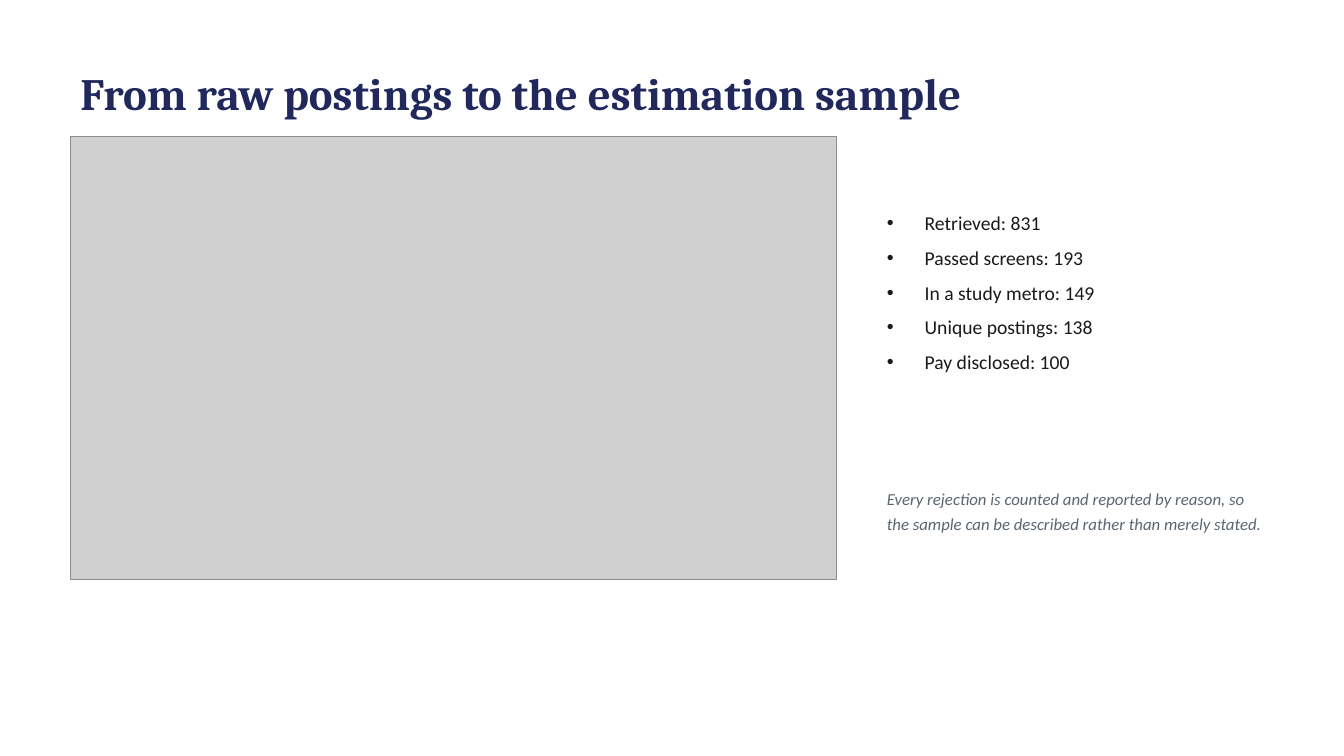
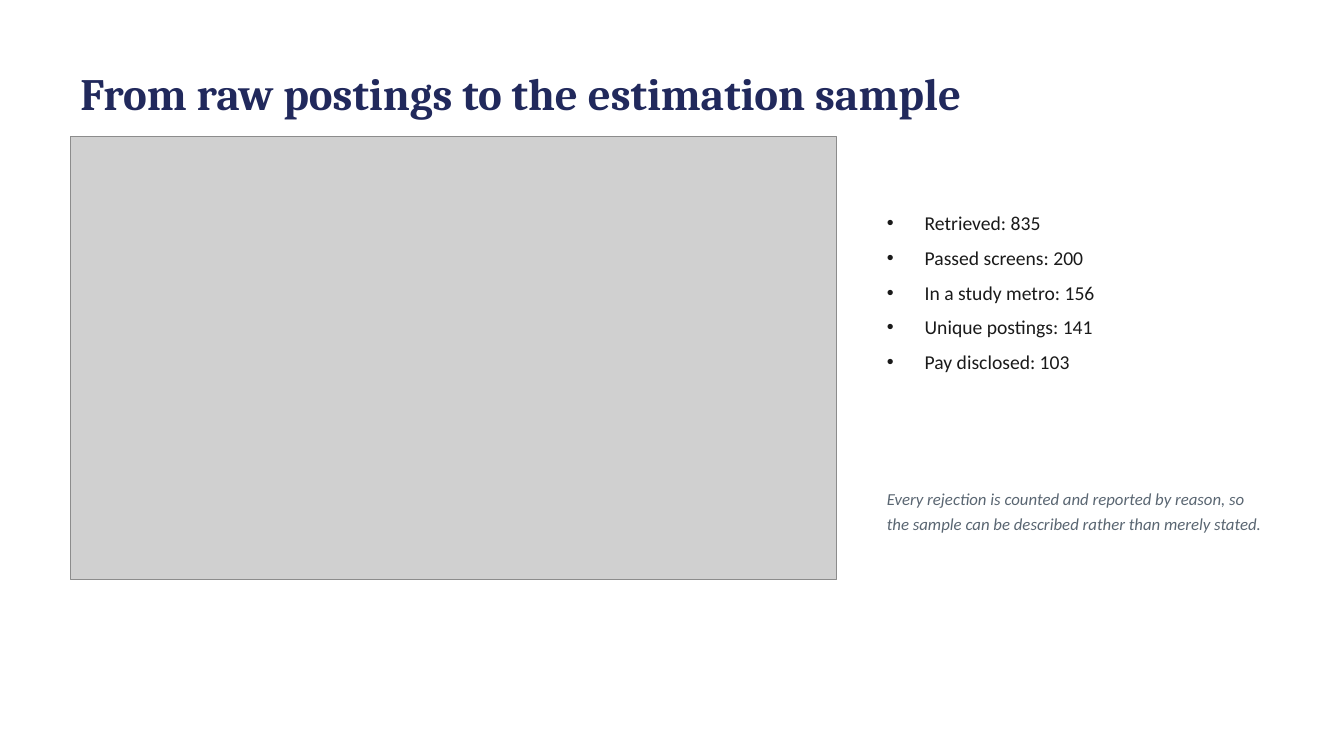
Before and after one commit to hendeal-cyber/Modern-Labor-Market-Data-Submission, a slide deck: slide 5 of paper/presentation.pptx. Drawn at 1344x756 pixels with LibreOffice and Linux fonts; fonts in the diff are those of the drawing; grey boxes stand for pictures. Boxes give left, top, right and bottom in pixels: in the first picture for what was removed or moved away, otherwise in the second. Text is boxed around its words. In the diff, an @@ line names an element or a change of style, - is before the commit and + after.

```diff
--- a/paper/presentation.pptx
+++ b/paper/presentation.pptx
@@ text at (x1=925, y1=216, x2=1095, y2=372): text changed @@
-• Retrieved: 831
-• Passed screens: 193
-• In a study metro: 149
-• Unique postings: 138
-• Pay disclosed: 100
+• Retrieved: 835
+• Passed screens: 200
+• In a study metro: 156
+• Unique postings: 141
+• Pay disclosed: 103
```
Also in this commit, not shown: 1 other slide changed, 10 other files.
